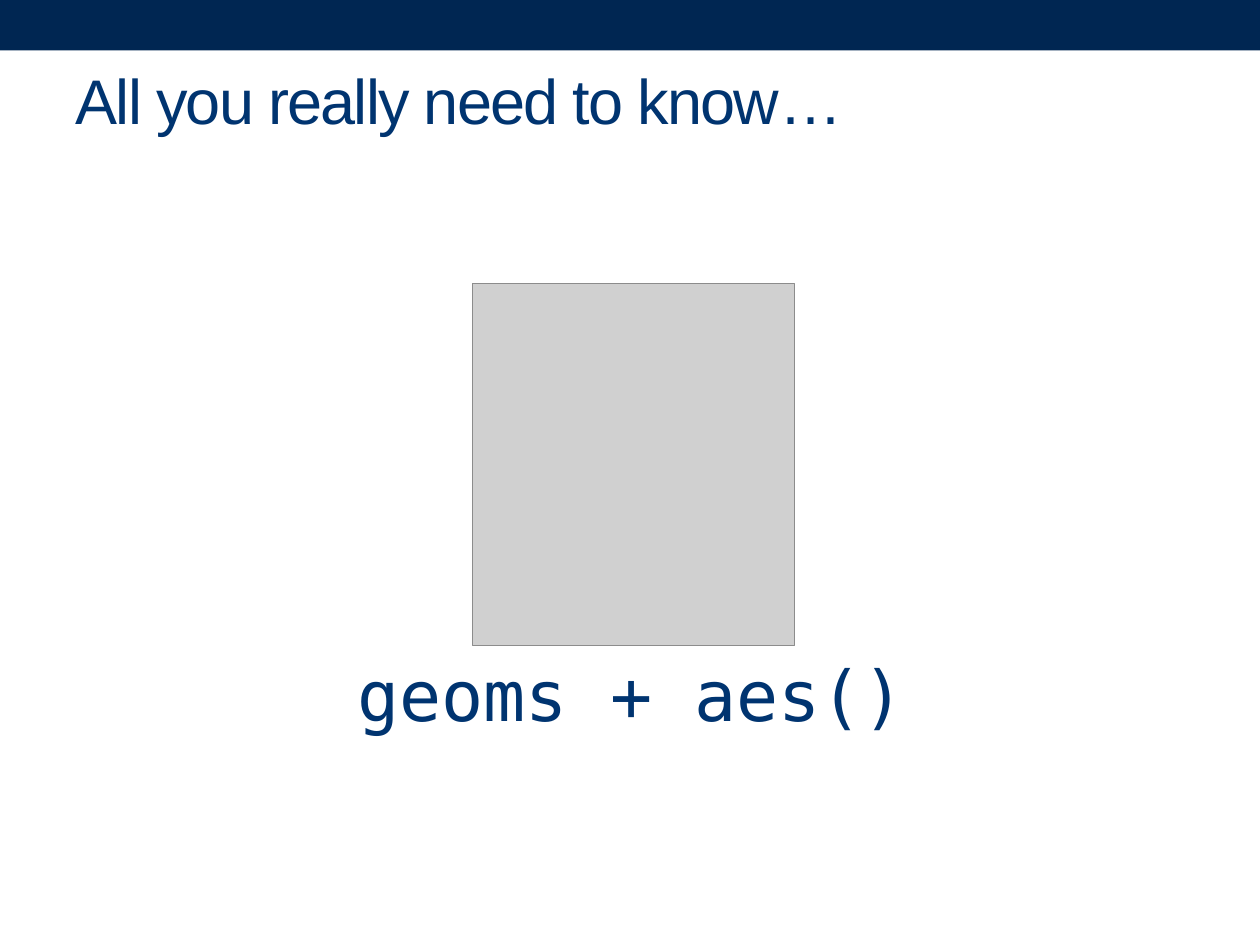
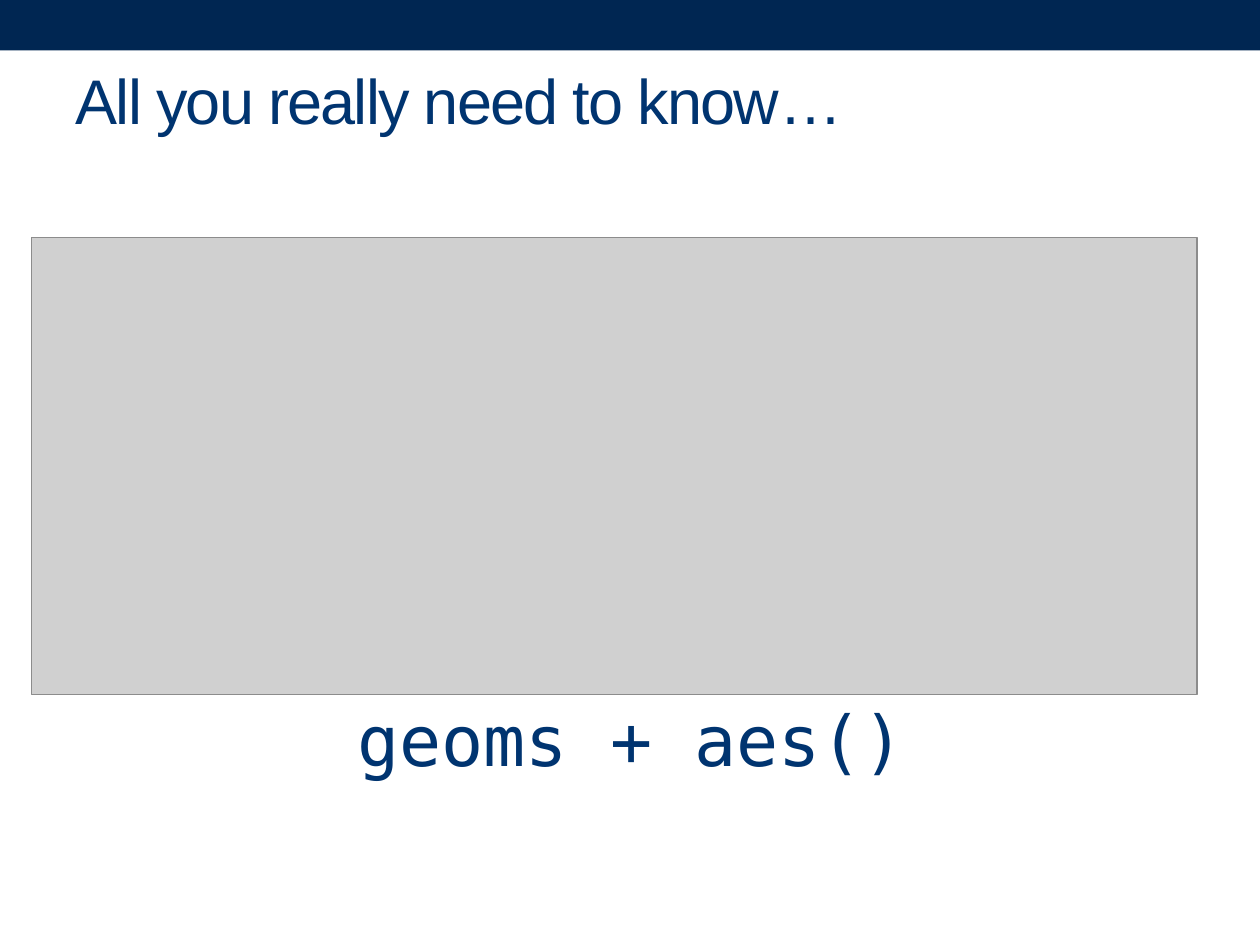
Before and after one commit to jcrouser/MassMutual-DataVis, a slide deck: slide 7 of lectures/02-ggplot2-crash-course.pptx. Drawn at 1260x945 pixels with LibreOffice and Linux fonts; fonts in the diff are those of the drawing; grey boxes stand for pictures. Boxes give left, top, right and bottom in pixels: in the first picture for what was removed or moved away, otherwise in the second. Text is boxed around its words. In the diff, an @@ line names an element or a change of style, - is before the commit and + after.

Commit message:
Fixed broken images in ggplot12 slides

```diff
--- a/lectures/02-ggplot2-crash-course.pptx
+++ b/lectures/02-ggplot2-crash-course.pptx
@@ picture added at [32, 238, 1197, 696] @@
@@ picture removed at [472, 284, 795, 646] @@
@@ text "geoms + aes()": place and size @@
-text "geoms + aes()" at [358, 668, 905, 736]
+text "geoms + aes()" at [358, 713, 905, 780]
```
Also in this commit, not shown: 1 other slide changed, 1 other file.
